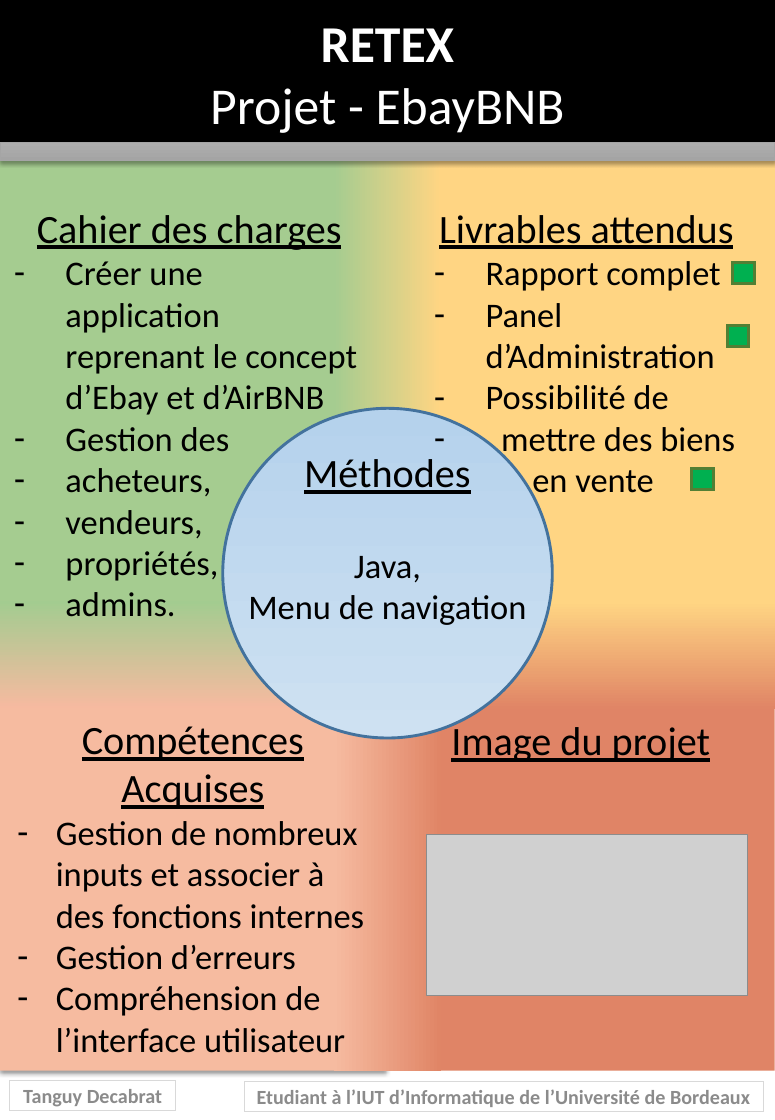
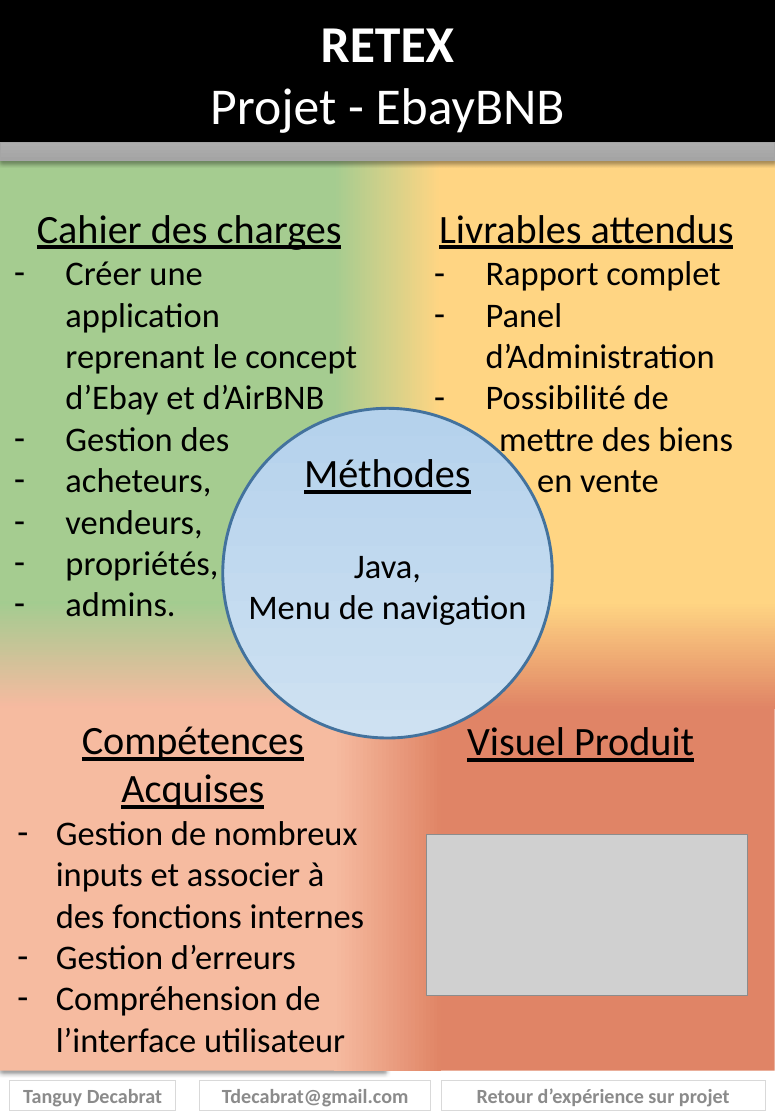
Before and after one commit to TDecabrat/TDecabrat.github.io, a slide deck: slide 7 of assets/Tanguy_Decabrat_S2C_RETEX_PONG.pptx. Drawn at 775x1120 pixels with LibreOffice and Linux fonts; fonts in the diff are those of the drawing; grey boxes stand for pictures. Boxes give left, top, right and bottom in pixels: in the first picture for what was removed or moved away, otherwise in the second. Text is boxed around its words. In the diff, an @@ line names an element or a change of style, - is before the commit and + after.

```diff
--- a/assets/Tanguy_Decabrat_S2C_RETEX_PONG.pptx
+++ b/assets/Tanguy_Decabrat_S2C_RETEX_PONG.pptx
@@ rectangle removed at bbox=[733, 262, 754, 283] @@
@@ rectangle removed at bbox=[727, 326, 749, 346] @@
@@ text at bbox=[499, 427, 733, 493]: text changed @@
-– mettre des biens en vente
+mettre des biens
+en vente
@@ rectangle removed at bbox=[691, 468, 713, 489] @@
@@ text at bbox=[467, 727, 694, 762]: text changed @@
-Image du projet
+Visuel Produit
@@ rectangle added at bbox=[199, 1080, 431, 1110], outline #D9D9D9 0 pt, 14 pt, text #8B8B8B, bold @@
+Tdecabrat@gmail.com
@@ rectangle removed at bbox=[244, 1081, 763, 1111] @@
-Etudiant à l’IUT d’Informatique de l’Université de Bordeaux
@@ rectangle added at bbox=[441, 1080, 766, 1110], outline #D9D9D9 0 pt, 14 pt, text #8B8B8B, bold @@
+Retour d’expérience sur projet
```
Also in this commit, not shown: 25 other slides changed, 2 slides added, 36 other files.
